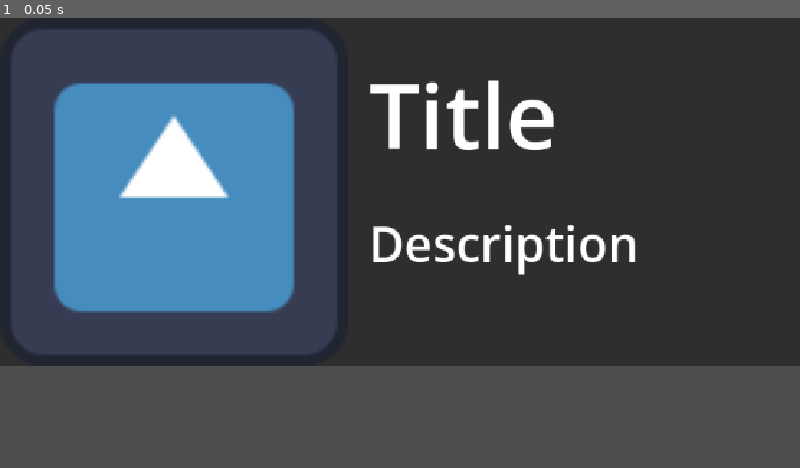
Above: before the commit, frame 1.
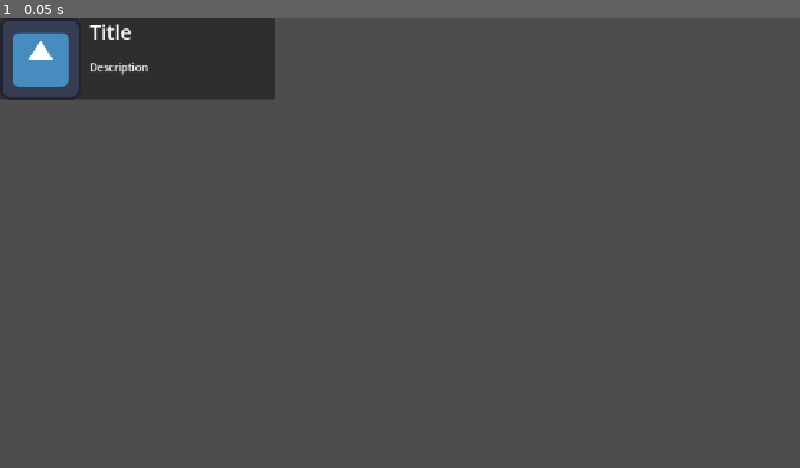
Above: after the commit, the same moment.

Repository: Valerie076/Modifier-Attack-System
Game: Godot game, scene res://scenes/ui/spirit_sidebar_panel.tscn
The game is run twice, just before and just after one commit, with the same random seed, the same clock (stepped at 60 frames per second) and the same inputs. Before the commit the project has no main scene; this scene is started directly in both runs. The engine's default icon, where the game draws it, is replaced by a stand-in: a white triangle on a blue panel in a dark square.
Inputs:
- Up to frame 1 (0.05 s): no input

The runs differ from the first frame. In frame 1, 66% of the frame differs, in the area x 0-100%, y 0-78%.

Commit message:
sidebar panels finally working

Diff:
--- a/project.godot
+++ b/project.godot
@@ -11,13 +11,14 @@
 [application]
 
 config/name="Modifier Attack System"
+run/main_scene="uid://dfv2xqxn85pwe"
 config/features=PackedStringArray("4.7", "Forward Plus")
 config/icon="res://icon.svg"
 
 [autoload]
 
 Globals="*uid://c0ikltqmwtjla"
-Pitch="*uid://dwgfqsicfqql7"
+SpiritDatabase="*uid://djxfelqyoonsq"
 
 [display]
 
--- a/scenes/main.tscn
+++ b/scenes/main.tscn
@@ -1,9 +1,12 @@
 [gd_scene format=3 uid="uid://dfv2xqxn85pwe"]
 
+[ext_resource type="Script" uid="uid://3eboc8r7nowg" path="res://scripts/main.gd" id="1_0wfyh"]
 [ext_resource type="PackedScene" uid="uid://blslynxllyi2l" path="res://scenes/ui/selection_menu.tscn" id="1_o5qli"]
 
 [node name="Main" type="Node2D" unique_id=112639547]
+script = ExtResource("1_0wfyh")
 
-[node name="SelectionMenu" parent="." unique_id=845248835 instance=ExtResource("1_o5qli")]
-size_flags_horizontal = 1
+[node name="CanvasLayer" type="CanvasLayer" parent="." unique_id=1314088587]
+
+[node name="SelectionMenu" parent="CanvasLayer" unique_id=845248835 instance=ExtResource("1_o5qli")]
 size_flags_vertical = 1
--- a/scenes/ui/category_sidebar_panel.tscn
+++ b/scenes/ui/category_sidebar_panel.tscn
@@ -4,7 +4,7 @@
 [ext_resource type="Script" uid="uid://dvlkumlh5yyay" path="res://scripts/ui/category_sidebar_panel.gd" id="2_hoxb5"]
 
 [node name="CategorySidebarPanel" unique_id=881017006 instance=ExtResource("1_okdge")]
-anchors_preset = 0
+anchors_preset = -1
 script = ExtResource("2_hoxb5")
 title = "Title"
 description = "Description"
--- a/scenes/ui/selection_menu.tscn
+++ b/scenes/ui/selection_menu.tscn
@@ -2,12 +2,19 @@
 
 [ext_resource type="Script" uid="uid://clbhfhg341dkp" path="res://scripts/ui/selection_menu.gd" id="1_1el2d"]
 
-[node name="SelectionMenu" type="VBoxContainer" unique_id=334444885]
+[node name="SelectionMenu" type="Panel" unique_id=422224651]
+anchors_preset = -1
+anchor_right = 0.273
+anchor_bottom = 1.0
+offset_right = -0.4960022
+grow_vertical = 2
+size_flags_vertical = 3
+script = ExtResource("1_1el2d")
+
+[node name="VBoxContainer" type="VBoxContainer" parent="." unique_id=1023876552]
+layout_mode = 1
 anchors_preset = 15
 anchor_right = 1.0
 anchor_bottom = 1.0
 grow_horizontal = 2
 grow_vertical = 2
-size_flags_horizontal = 3
-size_flags_vertical = 3
-script = ExtResource("1_1el2d")
--- a/scenes/ui/sidebar_panel.tscn
+++ b/scenes/ui/sidebar_panel.tscn
@@ -4,12 +4,15 @@
 [ext_resource type="Texture2D" uid="uid://bdr8tqornrhfx" path="res://icon.svg" id="1_uss72"]
 
 [node name="SidebarPanel" type="Panel" unique_id=881017006]
-anchor_right = 1.5050001
-anchor_bottom = 0.77300006
-offset_right = 0.23986816
-offset_bottom = 0.095947266
+custom_minimum_size = Vector2(0, 85)
+anchors_preset = 15
+anchor_right = 1.0
+anchor_bottom = 1.0
+offset_right = -756.0
+offset_bottom = -531.0
 grow_horizontal = 2
 grow_vertical = 2
+size_flags_horizontal = 3
 script = ExtResource("1_m4l4x")
 
 [node name="HBoxContainer" type="HBoxContainer" parent="." unique_id=1193885888]
@@ -19,32 +22,27 @@
 anchor_bottom = 1.0
 grow_horizontal = 2
 grow_vertical = 2
-theme_override_constants/separation = 30
+theme_override_constants/separation = 12
 
 [node name="TextureRect" type="TextureRect" parent="HBoxContainer" unique_id=656259849]
 layout_mode = 2
 texture = ExtResource("1_uss72")
 expand_mode = 2
 
-[node name="MarginContainer" type="MarginContainer" parent="HBoxContainer" unique_id=251279524]
-layout_mode = 2
-size_flags_horizontal = 3
-theme_override_constants/margin_top = 50
-
-[node name="VBoxContainer" type="VBoxContainer" parent="HBoxContainer/MarginContainer" unique_id=964474251]
+[node name="VBoxContainer" type="VBoxContainer" parent="HBoxContainer" unique_id=964474251]
 layout_mode = 2
 size_flags_horizontal = 3
 
-[node name="TitleText" type="RichTextLabel" parent="HBoxContainer/MarginContainer/VBoxContainer" unique_id=2011662355]
+[node name="TitleText" type="RichTextLabel" parent="HBoxContainer/VBoxContainer" unique_id=2011662355]
 layout_mode = 2
 size_flags_horizontal = 3
 size_flags_vertical = 3
-theme_override_font_sizes/normal_font_size = 130
+theme_override_font_sizes/normal_font_size = 29
 text = "Title"
 
-[node name="DescriptionText" type="RichTextLabel" parent="HBoxContainer/MarginContainer/VBoxContainer" unique_id=1851486809]
+[node name="DescriptionText" type="RichTextLabel" parent="HBoxContainer/VBoxContainer" unique_id=1851486809]
 layout_mode = 2
 size_flags_horizontal = 3
 size_flags_vertical = 3
-theme_override_font_sizes/normal_font_size = 70
+theme_override_font_sizes/normal_font_size = 15
 text = "Description"
--- /dev/null
+++ b/scripts/autoload/spirit_database.gd
@@ -0,0 +1,21 @@
+extends Node
+
+const SPIRITS_DIR = "res://resources/spirits/"
+
+var spirits: Array[Spirit] = []
+
+## Load the spirits into memory.
+func load_spirits() -> void:
+	var dir: DirAccess = DirAccess.open(SPIRITS_DIR)
+	for file in dir.get_files():
+		if file.ends_with(".tres"):
+			var spirit = load(SPIRITS_DIR + file)
+			spirits.append(spirit)
+
+## Return an array of spirits matching the specified category.
+func get_spirits_by_category(category: Globals.SpiritCategory) -> Array[Spirit]:
+	var cat_spirits: Array[Spirit] = []
+	for spirit in spirits:
+		if spirit.category == category:
+			cat_spirits.append(spirit)
+	return cat_spirits
--- /dev/null
+++ b/scripts/main.gd
@@ -0,0 +1,38 @@
+extends Node2D
+
+const CATEGORY_SIDEBAR_PANEL = preload("res://scenes/ui/category_sidebar_panel.tscn")
+
+@onready var selection_menu: SelectionMenu = $CanvasLayer/SelectionMenu
+
+var spirit_categories := Globals.SpiritCategory.keys()
+
+# Called when the node enters the scene tree for the first time.
+func _ready() -> void:
+	SpiritDatabase.load_spirits()
+	var category_panels: Array[CategorySidebarPanel] = create_category_panels()
+	# Because of the way GDScript handles Array typing, you cannot pass Array[CategorySidebarPanel] into
+	# populate_menu so we get around this by creating a Array[SidebarPanel] and assigning its elements
+	var panels: Array[SidebarPanel] = []
+	panels.assign(category_panels)
+	print(panels[0].description)
+	print(panels)
+	populate_menu(panels)
+
+## Return CategorySidebarPanel objects for each spirit category
+func create_category_panels() -> Array[CategorySidebarPanel]:
+	var panels: Array[CategorySidebarPanel] = []
+	for cat in spirit_categories:
+		var panel = CATEGORY_SIDEBAR_PANEL.instantiate()
+		panel.title = str(cat)
+		panel.description = "This is an element!"
+		panels.append(panel)
+
+	return panels
+
+func populate_menu(panels: Array[SidebarPanel]) -> void:
+	selection_menu.elements = panels
+	selection_menu.update()
+
+# Called every frame. 'delta' is the elapsed time since the previous frame.
+func _process(delta: float) -> void:
+	pass
--- a/scripts/ui/category_sidebar_panel.gd
+++ b/scripts/ui/category_sidebar_panel.gd
@@ -4,13 +4,13 @@
 @export var title: String = "Title"
 @export var description: String = "Description"
 
-@onready var title_text: RichTextLabel = $HBoxContainer/MarginContainer/VBoxContainer/TitleText
-@onready var description_text: RichTextLabel = $HBoxContainer/MarginContainer/VBoxContainer/DescriptionText
+@onready var _title_text: RichTextLabel = $HBoxContainer/VBoxContainer/TitleText
+@onready var _description_text: RichTextLabel = $HBoxContainer/VBoxContainer/DescriptionText
 
 # Called when the node enters the scene tree for the first time.
 func _ready() -> void:
-	title_text.text = title
-	description_text.text = description
+	_title_text.text = title
+	_description_text.text = description
 
 # Called every frame. 'delta' is the elapsed time since the previous frame.
 func _process(delta: float) -> void:
--- a/scripts/ui/selection_menu.gd
+++ b/scripts/ui/selection_menu.gd
@@ -1,14 +1,23 @@
 class_name SelectionMenu
 extends Control
 
-@onready var selection_menu: SelectionMenu = $"."
+@onready var v_box_container: VBoxContainer = $VBoxContainer
 
 @export var elements: Array[SidebarPanel] = []
 
 # Called when the node enters the scene tree for the first time.
 func _ready() -> void:
+	update()
+
+## Update the elements in the sidebar.
+func update() -> void:
+	for n in v_box_container.get_children():
+		v_box_container.remove_child(n)
+		n.queue_free()
+
 	for element in elements:
-		add_child(element)
+		v_box_container.add_child(element)
+		print(element.title)
 
 # Called every frame. 'delta' is the elapsed time since the previous frame.
 func _process(delta: float) -> void:
Not shown, added: scripts/autoload/spirit_database.gd.uid
Not shown, added: scripts/main.gd.uid
Not shown, changed: README.md
